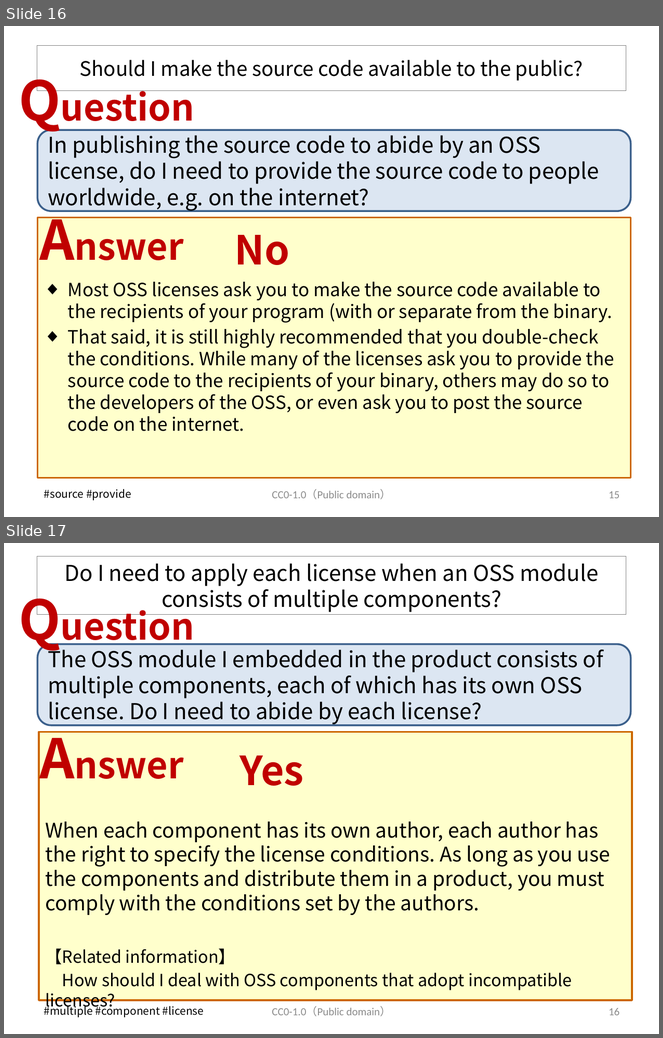
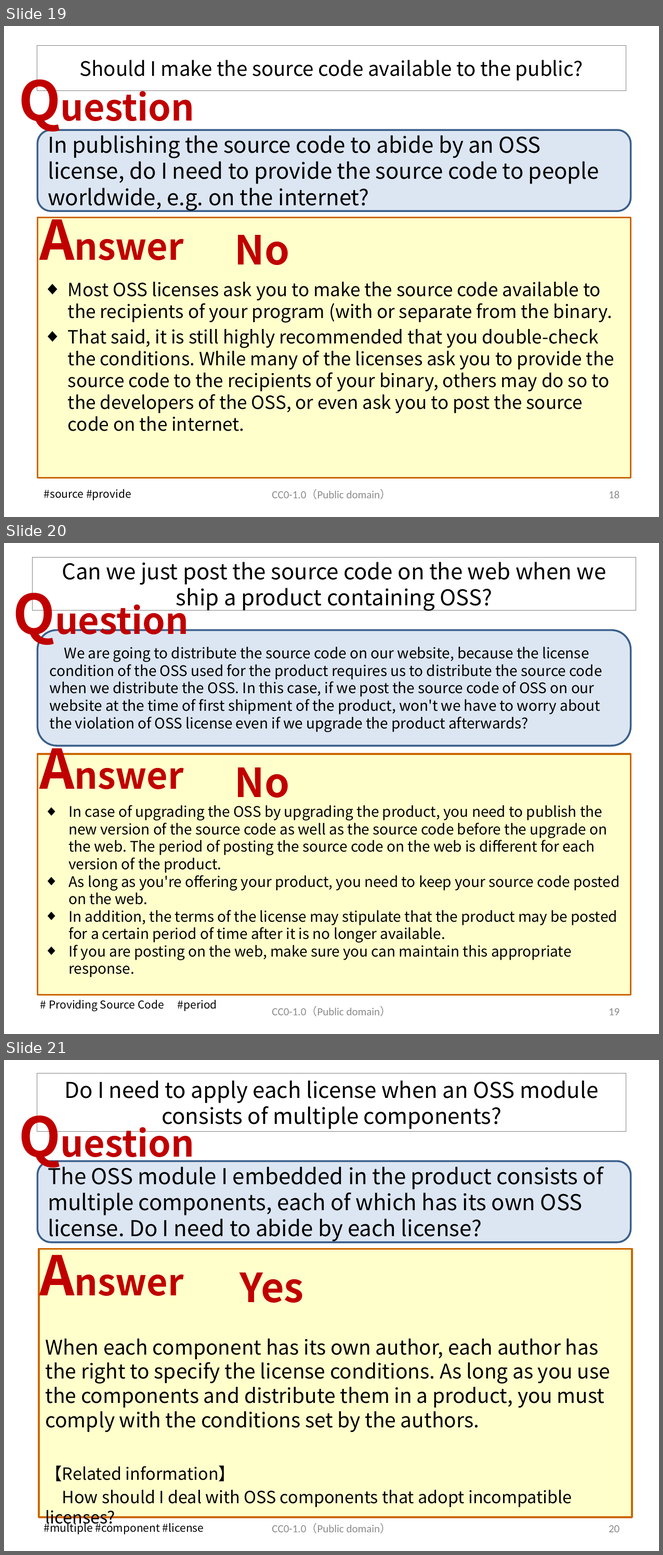
Before and after one commit to OpenChain-Project/OpenChain-JWG, a slide deck: Education_Material/FAQ/Misunderstandings_of_OSS_licenses_CC0.pptx. Shown one above the other, each under a label of ours: slides 16 and 17 before the commit, slides 19, 20 and 21 after it. The pictures are 663x1038 and 663x1555 pixels, drawn with LibreOffice and Linux fonts; fonts in the diff are those of the drawing. Boxes give left, top, right and bottom in pixels: in the first picture for what was removed or moved away, otherwise in the second. Text is boxed around its words. In the diff, an @@ line names an element or a change of style, - is before the commit and + after.

```diff
--- a/Education_Material/FAQ/Misunderstandings_of_OSS_licenses_CC0.pptx
+++ b/Education_Material/FAQ/Misunderstandings_of_OSS_licenses_CC0.pptx
@@ slide 20 added at (x1=4, y1=543, x2=659, y2=1034), background #FFFFFF @@
@@ title added at (x1=32, y1=558, x2=636, y2=611), outline #808080 0.75 pt, 24 pt, text #000000 @@
+Can we just post the source code on the web when we ship a product containing OSS?
@@ text added at (x1=7, y1=576, x2=208, y2=649), 40 pt, text #C00000, bold @@
+Question
@@ rounded rectangle added at (x1=37, y1=630, x2=631, y2=746), fill #DCE6F2, outline #3A5F8C 2 pt, 16 pt, text #000000 @@
+We are going to distribute the source code on our website, because the license condition of the OSS used for the product requires us to distribute the source code when we distribute the OSS. In this case, if we post the source code of OSS on our website at the time of first shipment of the product, won't we have to worry about the violation of OSS license even if we upgrade the product afterwards?
@@ text added at (x1=33, y1=732, x2=205, y2=805), 40 pt, text #C00000, bold @@
+Answer
@@ rectangle added at (x1=37, y1=754, x2=631, y2=995), fill #FFFFCC, outline #CC6600 2 pt @@
@@ text added at (x1=235, y1=768, x2=290, y2=807), 44 pt, text #C00000, bold @@
+No
@@ text added at (x1=68, y1=805, x2=620, y2=978), 16 pt, text #000000 @@
+◆ In case of upgrading the OSS by upgrading the product, you need to publish the new version of the source code as well as the source code before the upgrade on the web. The period of posting the source code on the web is different for each version of the product.
+◆ As long as you're offering your product, you need to keep your source code posted on the web.
+◆ In addition, the terms of the license may stipulate that the product may be posted for a certain period of time after it is no longer available.
+◆ If you are posting on the web, make sure you can maintain this appropriate response.
@@ text added at (x1=49, y1=1000, x2=217, y2=1012), 12 pt, text #000000 @@
+# Providing Source Code #period
@@ text added at (x1=272, y1=1006, x2=391, y2=1017), 12 pt, text #8C8C8C @@
+CC0-1.0（Public domain）
@@ page number added at (x1=609, y1=1008, x2=620, y2=1016), 12 pt, text #8C8C8C @@
+19
@@ what was slide 16 is now slide 19 @@
@@ page number at (x1=609, y1=491, x2=620, y2=499): text changed @@
-15
+18
@@ what was slide 17 is now slide 21 @@
@@ page number at (x1=609, y1=1525, x2=620, y2=1533): text changed @@
-16
+20
```
Also in this commit, not shown: 18 slides changed, 8 other slides added.
